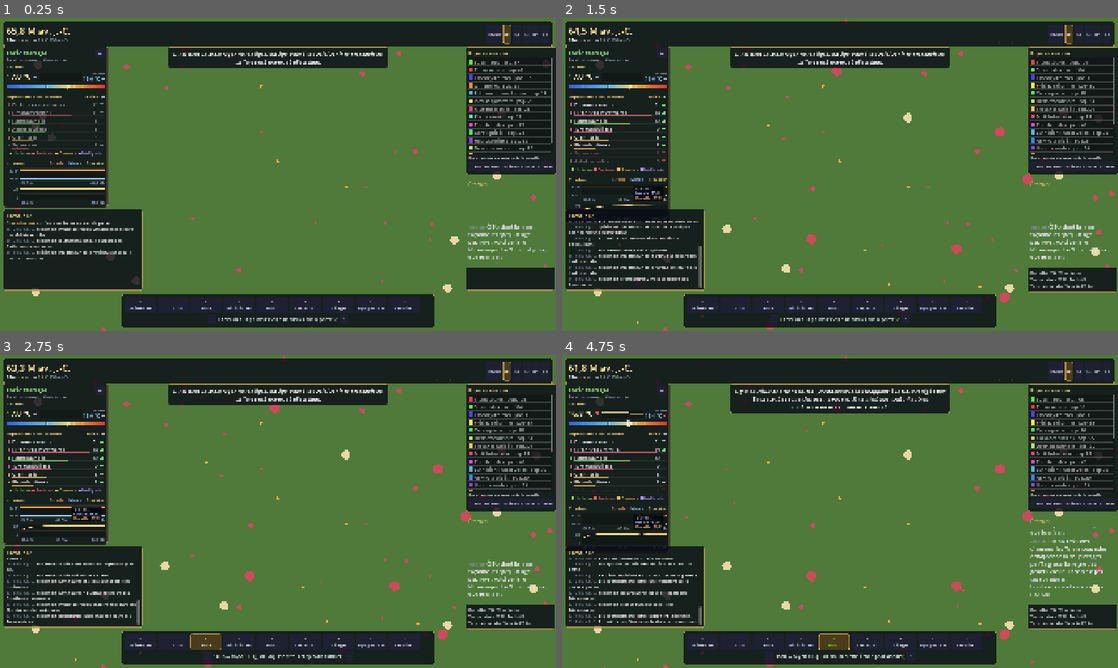
Above: before the commit, frames 1-4 (two rows, left to right).
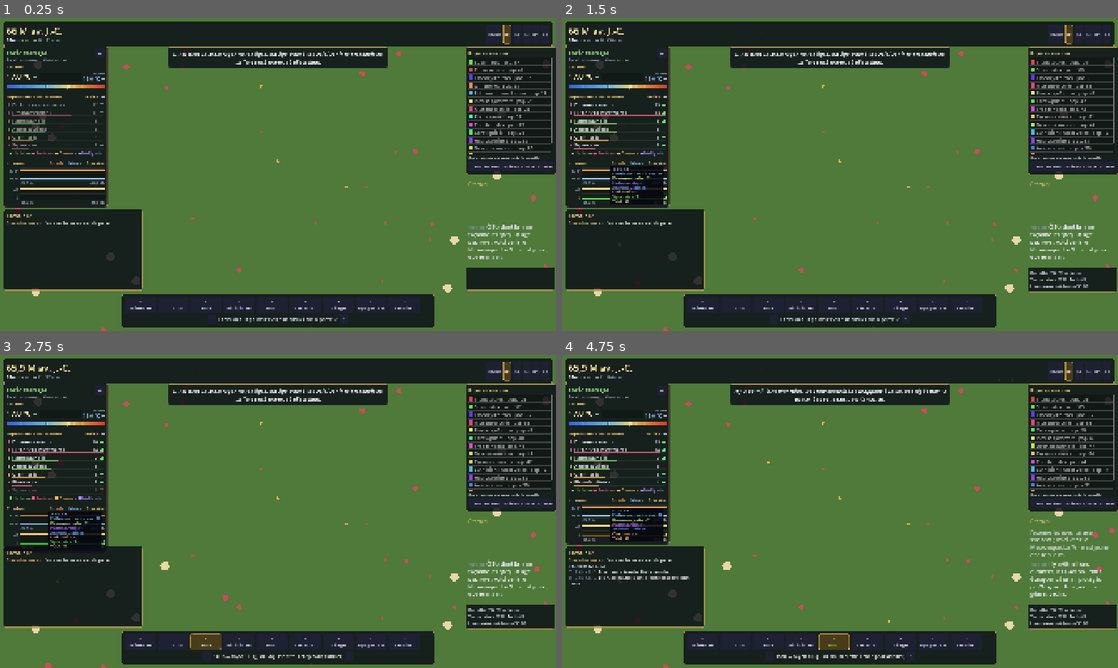
Above: after the commit, the same moments.

Repository: samuellapierre-tech/I-Am-God
Game: Godot game, scene res://scenes/main.tscn
The game is run twice, just before and just after one commit, with the same random seed, the same clock (stepped at 60 frames per second) and the same inputs.
Inputs (mouse positions are in pixels of both pictures, inside the frame that each line leads up to):
- Up to frame 1 (0.25 s): no input
- Up to frame 2 (1.5 s): tap Enter at 0.5 s; drag from (623, 77) to (895, 105) at 0.52 s; drag from (617, 193) to (812, 237) at 1.27 s
- Up to frame 3 (2.75 s): move the mouse to (55, 549) at 2.02 s; hold D from 2.03 s (still down); tap 3 at 2.1 s; click (55, 549) at 2.17 s
- Up to frame 4 (4.75 s): release D at 2.75 s; drag from (812, 574) to (673, 464) at 2.77 s; move the mouse to (1006, 558) at 3.52 s; hold A 3.53-4.25 s; tap 5 at 3.6 s; tap Space at 3.77 s; click "x1" at 4.25 s

The runs differ from the first frame. In frame 1, 0.7% of the frame differs, in the area x 1-24%, y 3-78%; in frame 2, 3.8%; in frame 3, 3.9%; in frame 4, 6.6%, in the area x 0-100%, y 0-100%.

Commit message:
core: ouverture lente (20 000 → 100 000 ans/s en 3 min avant toute espèce consciente)
On a le temps de voir vivre et chasser les dinosaures sur la parcelle avant que les ères défilent.
Après l'apparition d'une espèce consciente, rythme inchangé (une ère ≈ une minute à x1).

Co-Authored-By: Claude Opus 5.5 <noreply@anthropic.com>

Diff:
--- a/src/core/game_state.gd
+++ b/src/core/game_state.gd
@@ -28,6 +28,17 @@
 ## Années simulées par seconde réelle.
 var years_per_second := 1_000_000.0
 
+## Ouverture lente : avant toute espèce intelligente, le temps est ralenti pour qu'on ait le loisir
+## de regarder vivre les dinosaures sur la parcelle. Facteur appliqué à la vitesse x1..x5 du HUD :
+## OPENING_PACE_START au lancement, qui monte vers OPENING_PACE en OPENING_RAMP secondes de jeu.
+## Une fois une espèce consciente apparue : 1.0 (une ère ≈ une minute à x1).
+const OPENING_PACE_START := 0.02
+const OPENING_PACE := 0.1
+const OPENING_RAMP := 180.0
+
+## Secondes réelles de jeu écoulées hors pause (pour la rampe d'ouverture).
+var play_time := 0.0
+
 var _last_era := ""
 var _parcel_timer := 0.0
 var _pending_events: Array = []
@@ -39,6 +50,7 @@
 
 func new_world(seed: int) -> void:
 	sim = WorldSim.new(seed)
+	play_time = 0.0
 	_last_era = sim.current_era()
 	select_parcel(_liveliest_cell())
 	world_updated.emit()
@@ -48,6 +60,7 @@
 func _process(delta: float) -> void:
 	if paused or sim == null:
 		return
+	play_time += delta
 	for event in sim.step(years_per_second * delta):
 		_pending_events.append(event)
 		event_occurred.emit(event)
@@ -72,6 +85,17 @@
 	world_updated.emit()
 	_refresh_parcel()
 	return consequences
+
+
+## Multiplicateur de vitesse de l'ouverture (voir OPENING_PACE). Le HUD l'applique à sa vitesse.
+func pace_factor() -> float:
+	if sim == null or not sim.get_sapient_species().is_empty():
+		return 1.0
+	return opening_pace(play_time)
+
+
+static func opening_pace(seconds: float) -> float:
+	return lerpf(OPENING_PACE_START, OPENING_PACE, clampf(seconds / OPENING_RAMP, 0.0, 1.0))
 
 
 ## Le joueur suit désormais `cell` (coordonnées de la grille WorldSim).
--- a/src/ui/hud.gd
+++ b/src/ui/hud.gd
@@ -70,7 +70,8 @@
 		return
 	_year_label.text = MapMath.format_year(sim.year)
 	if speed_level > 0:
-		GameState.years_per_second = MapMath.base_years_per_second(sim.ideal_step_years()) * SPEEDS[speed_level - 1]
+		GameState.years_per_second = MapMath.base_years_per_second(sim.ideal_step_years()) \
+				* SPEEDS[speed_level - 1] * GameState.pace_factor()
 	_rate_label.text = "%s ans/s" % MapMath.group_thousands(int(GameState.years_per_second)) \
 			if speed_level > 0 else "Temps suspendu"
 	_species_timer += delta
--- /dev/null
+++ b/tests/test_opening_pace.gd
@@ -0,0 +1,30 @@
+extends RefCounted
+## Ouverture lente (GameState.opening_pace) : on a le temps de voir vivre les dinosaures.
+## Chaque test renvoie "" en cas de succès, sinon un message d'erreur.
+
+const GameStateScript := preload("res://src/core/game_state.gd")
+const WorldSim := preload("res://src/sim/world_sim.gd")
+const MapMath := preload("res://src/map/map_math.gd")
+
+
+func test_opening_ramp() -> String:
+	var a := GameStateScript.opening_pace(0.0)
+	var b := GameStateScript.opening_pace(GameStateScript.OPENING_RAMP * 0.5)
+	var c := GameStateScript.opening_pace(GameStateScript.OPENING_RAMP * 10.0)
+	if not (a < b and b < c):
+		return "la rampe ne monte pas : %f %f %f" % [a, b, c]
+	if not is_equal_approx(a, GameStateScript.OPENING_PACE_START) or not is_equal_approx(c, GameStateScript.OPENING_PACE):
+		return "bornes de la rampe incorrectes"
+	return ""
+
+
+func test_first_minute_is_watchable() -> String:
+	# À x1, la première minute de jeu couvre moins de 2 millions d'années (avant : 60 Ma).
+	var sim := WorldSim.new(7)
+	var base := MapMath.base_years_per_second(sim.ideal_step_years())
+	var years := 0.0
+	for s in 60:
+		years += base * GameStateScript.opening_pace(float(s))
+	if years > 2_000_000.0:
+		return "première minute trop rapide : %.0f ans" % years
+	return ""
Not shown, added: tests/test_opening_pace.gd.uid
